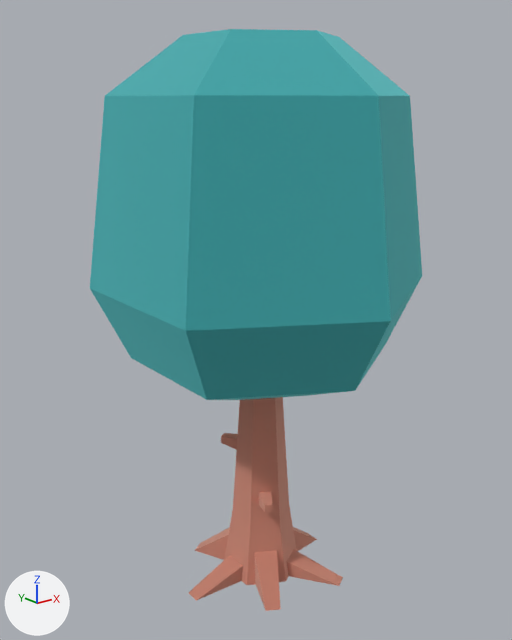
Renders of the glTF model public/models/nf2/nature/tree_oak_dark.glb from each side of a commit.
The view is the same before and after, from a camera (50 mm lens) standing at (-0.958, -1.177, 1.059) and looking at (-0.006, 0.013, 0.583). Lighting does not change. The marker at lower left points along +X, +Y and +Z. The older version comes first. Where no turn or scale is listed for an object, it has been applied to the vertices.

Names of what the first picture shows: 'tree_oak_dark'.
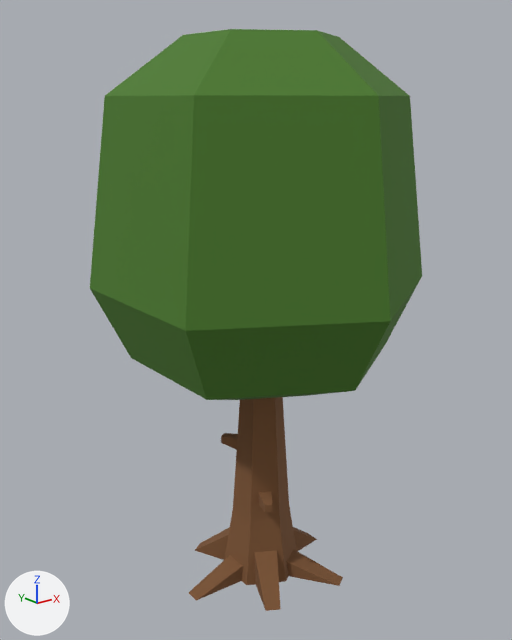
What the commit changed:
In material 'leafsDark' (mat_leafsdark), metallic goes from 1.0 to 0.0.
Material 'leafsDark' (mat_leafsdark) changes colour from cyan #72d3d5 to dark green #4a7a29; in linear values from (0.169, 0.651, 0.667) to (0.0685, 0.195, 0.0222).
In material 'woodBarkDark' (mat_woodbarkdark), metallic goes from 1.0 to 0.0.
Material 'woodBarkDark' (mat_woodbarkdark) changes colour from beige #e7b5a4 to brown #7d5432; in linear values from (0.8, 0.463, 0.369) to (0.205, 0.0887, 0.0319).
Object 'tmpParent' (ob_tmpparent) is deleted.

Changed parts and their boxes (x1, y1, x2, y2) in the pictures (512 x 640 px):
'tree_oak_dark', recoloured, surface changed (cyan to dark green): (90, 29, 422, 611) in both
